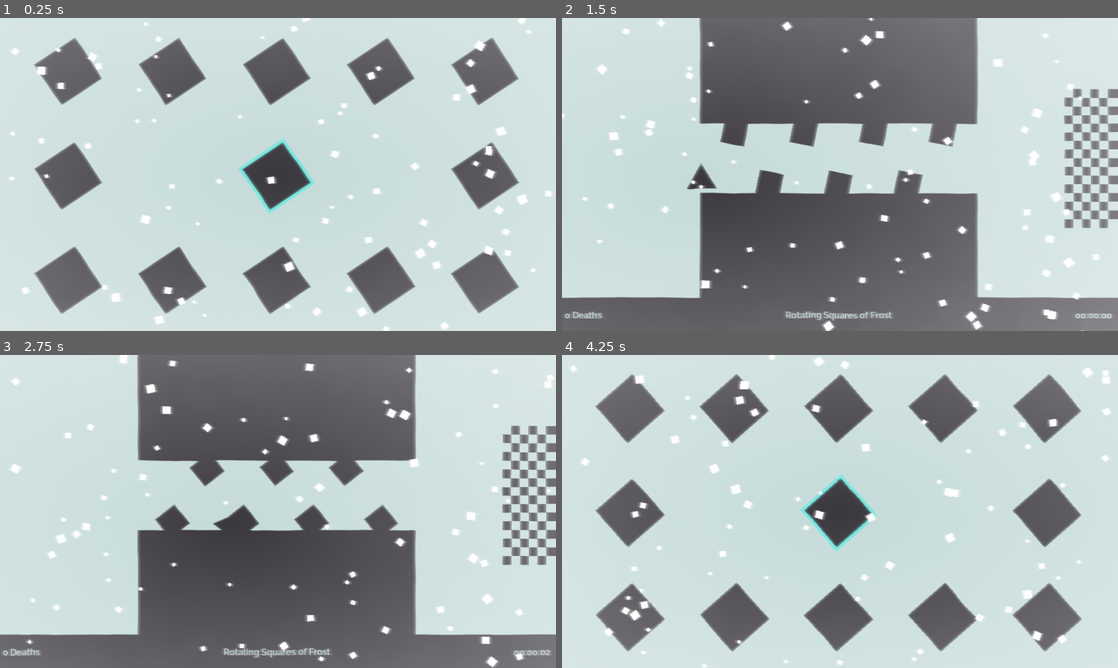
Above: before the commit, frames 1-4 (two rows, left to right).
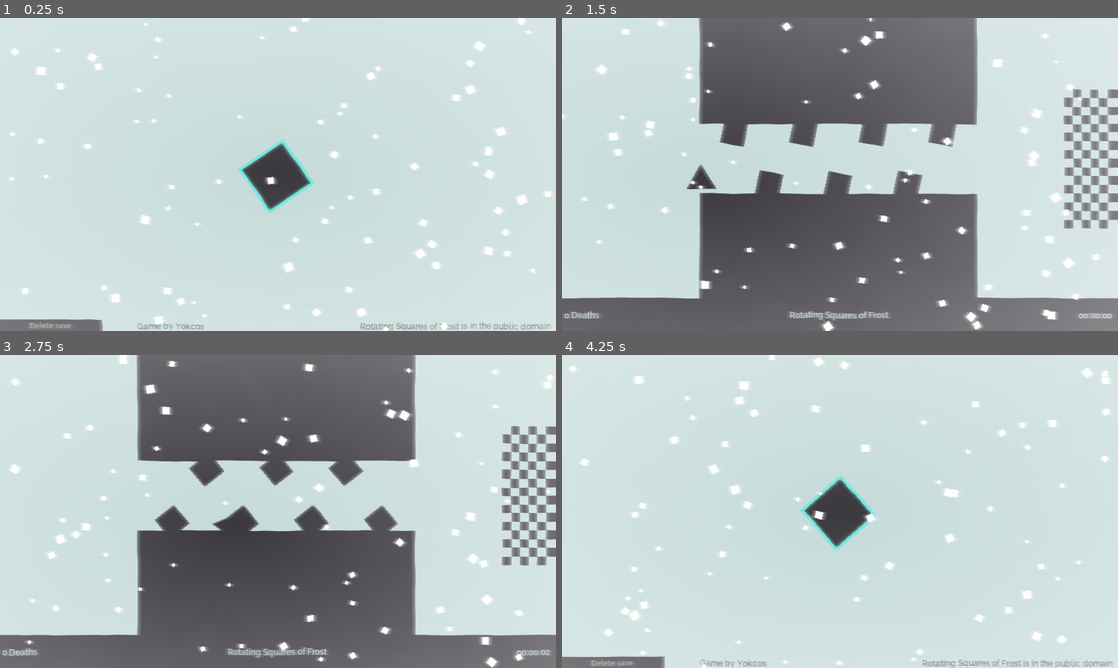
Above: after the commit, the same moments.

Repository: yokcos/rsof
Game: Godot game, scene res://gameholder.tscn
Two runs of this game, one before a commit and one after it. Both use one fixed random seed, a clock stepped at 60 frames per second and the inputs below.
Inputs:
- Up to frame 1 (0.25 s): no input
- Up to frame 2 (1.5 s): tap Enter (ui_accept) at 0.5, 1.35 s; hold D (move_right) 0.53-1.28 s; hold Enter (ui_accept) 0.53-1.28 s; hold S (move_down) from 1.28 s (still down)
- Up to frame 3 (2.75 s): tap Enter (ui_accept) at 1.52, 1.82 s; release S (move_down) at 2.03 s; hold D (move_right) from 2.03 s (still down); hold Enter (ui_accept) from 2.03 s (still down)
- Up to frame 4 (4.25 s): release D (move_right) at 2.78 s; release Enter (ui_accept) at 2.78 s; hold W (move_up) 2.78-3.53 s; tap Enter (ui_accept) at 2.85, 3.02, 3.32 s; hold A (move_left) from 3.53 s (still down); hold Enter (ui_accept) from 3.53 s (still down); tap Escape (ui_cancel) at 4.15 s

The runs differ from the first frame. In frame 1, 18% of the frame differs, in the area x 0-100%, y 0-100%; in frame 2, 1.7%; in frame 3, 1.8%; in frame 4, 18%, in the area x 0-99%, y 0-100%.

Commit message:
more saving, credits now exist

Diff:
--- a/decor/overlay.tscn
+++ b/decor/overlay.tscn
@@ -8,3 +8,4 @@
 [node name="snow" parent="." instance=ExtResource( 1 )]
 
 [node name="shaderiser" parent="." instance=ExtResource( 2 )]
+mouse_filter = 2
--- a/decor/shaderiser.gd
+++ b/decor/shaderiser.gd
@@ -10,6 +10,7 @@
 func _ready() -> void:
 	generate_texture()
 	Levels.connect("level_exited", self, "_on_level_exited")
+	Game.connect("player_died", self, "_on_player_died")
 
 func _process(delta: float) -> void:
 	var player: KinematicBody2D
@@ -39,3 +40,6 @@
 func _on_level_exited():
 	default_vi = 0.5
 	material.set_shader_param("centre", Vector2(0.5, 0.5))
+
+func _on_player_died():
+	vignette_intensity = 3
--- a/entities/player.gd
+++ b/entities/player.gd
@@ -84,3 +84,4 @@
 	slow_time = 0
 	Stats.deaths += 1
 	velocity = Vector2()
+	Game.emit_signal("player_died")
--- a/levels/movingparts.tscn
+++ b/levels/movingparts.tscn
@@ -7,6 +7,7 @@
 [ext_resource path="res://entities/icezone.tscn" type="PackedScene" id=5]
 [ext_resource path="res://pieces/square_line.tscn" type="PackedScene" id=6]
 [ext_resource path="res://pieces/rotator_constant.tscn" type="PackedScene" id=7]
+[ext_resource path="res://levels/partial_ring_deleter.gd" type="Script" id=8]
 [ext_resource path="res://pieces/square_ring.tscn" type="PackedScene" id=9]
 [ext_resource path="res://pieces/rotator_sin.tscn" type="PackedScene" id=10]
 
@@ -82,6 +83,9 @@
 rotation = 0.785397
 squares = 2
 radius = 192.0
+
+[node name="partial_ring_deleter" type="Node" parent="rotator_constant1" index="4"]
+script = ExtResource( 8 )
 
 [node name="square_line0" parent="." index="12" instance=ExtResource( 6 )]
 position = Vector2( 208, 336 )
--- a/levels/partial_ring_deleter.gd
+++ b/levels/partial_ring_deleter.gd
@@ -6,7 +6,7 @@
 
 
 func activate() -> void:
-	for square in get_parent().get_children():
+	for square in get_node("../square_ring0").get_children():
 		if square is Area2D:
 			if abs(square.position.y) < 64 or abs(square.position.x) < 64:
 				square.queue_free()
--- a/levelselect/level_button.gd
+++ b/levelselect/level_button.gd
@@ -8,9 +8,13 @@
 var target_level: Vector2 = Vector2()
 
 
+func _ready() -> void:
+	show_completion()
+
 func _process(delta: float) -> void:
 	$polygon.rotation_degrees += rotation_speed * delta
 	$selected.rotation_degrees += rotation_speed * delta
+	$complete.rotation_degrees += rotation_speed * delta
 
 	if selected != to_be_selected:
 		set_selected(to_be_selected)
@@ -30,6 +34,10 @@
 			select_other($rayR)
 
 
+func show_completion():
+	if !Levels.complete.has(target_level):
+		$complete.hide()
+
 func select_other(ray: RayCast2D):
 	if ray.is_colliding():
 		var target = ray.get_collider().get_parent()
--- a/levelselect/level_button.tscn
+++ b/levelselect/level_button.tscn
@@ -18,6 +18,11 @@
 [node name="polygon" parent="." instance=ExtResource( 2 )]
 polygon = PoolVector2Array( 0, -64, -64, 0, 0, 64, 64, 0 )
 radius = 64.0
+
+[node name="complete" parent="." instance=ExtResource( 2 )]
+color = Color( 0.313726, 0.341176, 0.376471, 1 )
+polygon = PoolVector2Array( 0, -64, -64, 0, 0, 64, 64, 0 )
+radius = 48.0
 
 [node name="rayU" type="RayCast2D" parent="."]
 visible = false
--- a/levelselect/levelselect.gd
+++ b/levelselect/levelselect.gd
@@ -9,18 +9,23 @@
 
 func _ready() -> void:
 	deploy_level_buttons()
-	select_level_at()
+	select_level_at(Levels.previous_level)
+
+func _input(event: InputEvent) -> void:
+	if event.is_action_pressed("ui_cancel") and OS.get_name() != "HTML5":
+		get_tree().quit()
 
 
 func deploy_level_buttons():
 	for i in Levels.levels:
-		var new_level_button = obj_level_button.instance()
-		$levels.call_deferred("add_child", new_level_button)
+		if Levels.unlocked.has(i):
+			var new_level_button = obj_level_button.instance()
+			$levels.call_deferred("add_child", new_level_button)
 
-		new_level_button.target_level = i
-		new_level_button.position = i * level_spacing
+			new_level_button.target_level = i
+			new_level_button.position = i * level_spacing
 
-		level_buttons[i] = new_level_button
+			level_buttons[i] = new_level_button
 
 func select_level_at(where: Vector2 = Vector2()):
 	for i in level_buttons:
@@ -28,3 +33,10 @@
 		if this_button.target_level == where:
 			this_button.to_be_selected = true
 			break
+
+
+func _on_delete_pressed() -> void:
+	Game.delete_saves()
+	Stats.reset_stats()
+	Levels.reset_progress()
+	Game.switch_scene( Levels.level_select_screen )
--- a/levelselect/levelselect.tscn
+++ b/levelselect/levelselect.tscn
@@ -1,9 +1,57 @@
-[gd_scene load_steps=2 format=2]
+[gd_scene load_steps=6 format=2]
 
+[ext_resource path="res://misc/fnt_main.tres" type="DynamicFont" id=1]
 [ext_resource path="res://levelselect/levelselect.gd" type="Script" id=3]
+
+[sub_resource type="StyleBoxFlat" id=2]
+bg_color = Color( 0.317647, 0.298039, 0.32549, 1 )
+
+[sub_resource type="StyleBoxFlat" id=3]
+bg_color = Color( 0.772549, 0.858824, 0.85098, 1 )
+border_width_left = 2
+border_width_top = 2
+border_width_right = 2
+border_width_bottom = 2
+border_color = Color( 0.317647, 0.298039, 0.32549, 1 )
+
+[sub_resource type="StyleBoxFlat" id=1]
+bg_color = Color( 0.227451, 0.215686, 0.239216, 1 )
 
 [node name="levelselect" type="Node2D"]
 script = ExtResource( 3 )
 
 [node name="levels" type="Node2D" parent="."]
 position = Vector2( 512, 288 )
+
+[node name="credit" type="Label" parent="."]
+margin_left = 256.0
+margin_top = 552.0
+margin_right = 448.0
+margin_bottom = 576.0
+custom_colors/font_color = Color( 0.227451, 0.215686, 0.239216, 1 )
+custom_fonts/font = ExtResource( 1 )
+text = "Game by Yokcos"
+valign = 1
+
+[node name="notice" type="Label" parent="."]
+margin_left = 576.0
+margin_top = 552.0
+margin_right = 1014.0
+margin_bottom = 576.0
+custom_colors/font_color = Color( 0.227451, 0.215686, 0.239216, 1 )
+custom_fonts/font = ExtResource( 1 )
+text = "Rotating Squares of Frost is in the public domain"
+align = 2
+valign = 1
+
+[node name="delete" type="Button" parent="."]
+margin_top = 552.0
+margin_right = 192.0
+margin_bottom = 576.0
+custom_styles/hover = SubResource( 2 )
+custom_styles/pressed = SubResource( 3 )
+custom_styles/focus = SubResource( 2 )
+custom_styles/normal = SubResource( 1 )
+text = "Delete save"
+
+[connection signal="pressed" from="delete" to="." method="_on_delete_pressed"]
--- a/project.godot
+++ b/project.godot
@@ -39,6 +39,7 @@
 [display]
 
 window/size/height=576
+window/stretch/mode="2d"
 
 [importer_defaults]
 
--- a/singleta/game.gd
+++ b/singleta/game.gd
@@ -4,6 +4,8 @@
 var gameholder: Node2D = null
 var ice_noise: Texture = null
 var ice_mod: Texture = null
+
+signal player_died
 
 
 func _ready() -> void:
@@ -27,3 +29,8 @@
 	tex = ImageTexture.new()
 	tex.create_from_image(img)
 	ice_mod = tex
+
+func delete_saves():
+	var dir = Directory.new()
+	dir.remove("user://stats.sav")
+	dir.remove("user://progress.sav")
--- a/singleta/levels.gd
+++ b/singleta/levels.gd
@@ -7,6 +7,7 @@
 
 var in_level: bool = false
 var current_level: Vector2 = Vector2()
+var previous_level: Vector2 = Vector2()
 
 const level_select_screen: PackedScene = preload("res://levelselect/levelselect.tscn")
 
@@ -22,6 +23,7 @@
 func enter_level(which: Vector2):
 	if levels.has(which):
 		current_level = which
+		previous_level = which
 		in_level = true
 		Game.switch_scene( levels[which] )
 
@@ -44,15 +46,29 @@
 	emit_signal("level_exited")
 
 func unlock_surrounding_levels(where: Vector2 = current_level):
-	for i in [
+	var directions = [
 		Vector2( 1, 0),
 		Vector2( 0, 1),
 		Vector2(-1, 0),
 		Vector2( 0,-1),
-	]:
+	]
+
+	for i in directions:
 		var target_level = where + i
-		if levels.has(target_level):
-			unlock_level(target_level)
+
+		if target_level == Vector2(0, -1):
+			# Final level
+			var adjacents = 0
+
+			for j in directions:
+				if unlocked.has(target_level + j):
+					adjacents += 1
+
+			if adjacents >= 3:
+				unlock_level(target_level)
+		else:
+			if levels.has(target_level):
+				unlock_level(target_level)
 
 func unlock_level(where: Vector2 = current_level):
 	if !unlocked.has(where):
@@ -98,3 +114,7 @@
 		complete = file.get_var()
 		unlocked = file.get_var()
 		file.close()
+
+func reset_progress():
+	unlocked = [Vector2()]
+	complete = []
--- a/singleta/stats.gd
+++ b/singleta/stats.gd
@@ -8,6 +8,11 @@
 signal deaths_changed
 
 
+func _ready() -> void:
+	load_stats()
+	Levels.connect("level_exited", self, "_on_level_exited")
+
+
 func set_time(what: float):
 	time = what
 	emit_signal("time_changed")
@@ -15,3 +20,26 @@
 func set_deaths(what: int):
 	deaths = what
 	emit_signal("deaths_changed")
+
+func save_stats():
+	var file = File.new()
+	file.open("user://stats.sav", File.WRITE)
+	file.store_float(time)
+	file.store_16(deaths)
+	file.close()
+
+func load_stats():
+	var file = File.new()
+	file.open("user://stats.sav", File.READ)
+	if file.is_open():
+		set_time( file.get_float() )
+		set_deaths( file.get_16() )
+		file.close()
+
+func reset_stats():
+	time = 0
+	deaths = 0
+
+
+func _on_level_exited():
+	save_stats()
Not shown, added: export_presets.cfg
Not shown: 1 places in levels/movingparts.tscn that only renumber resources
